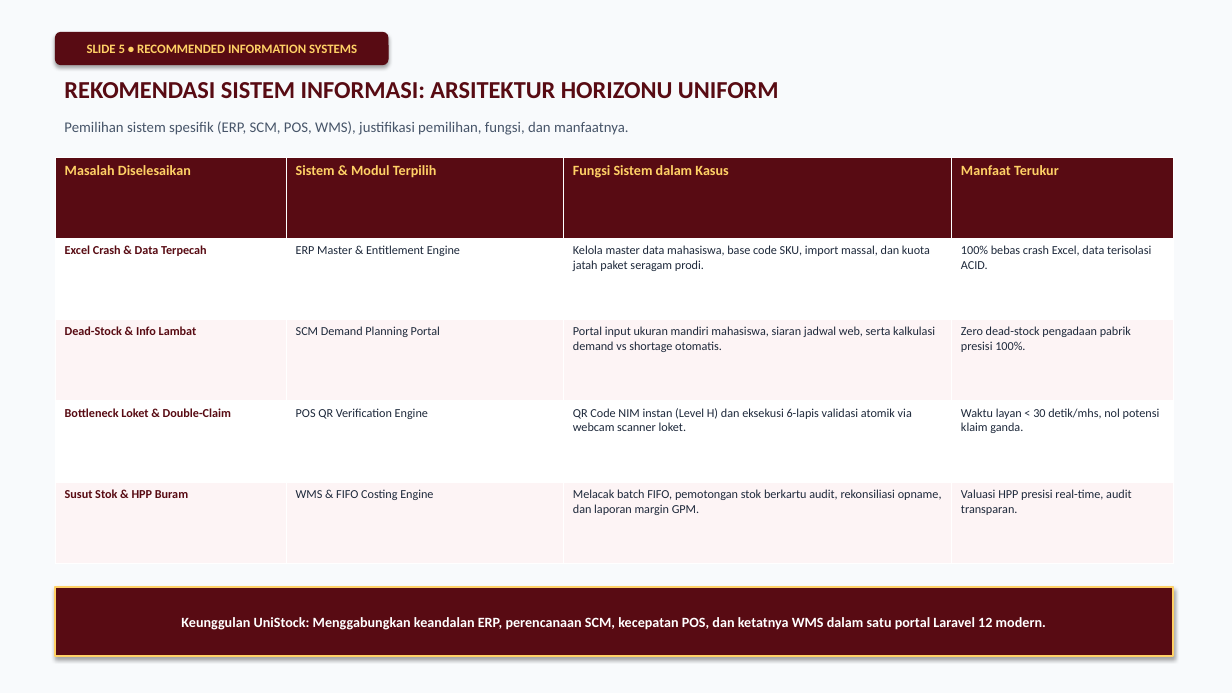
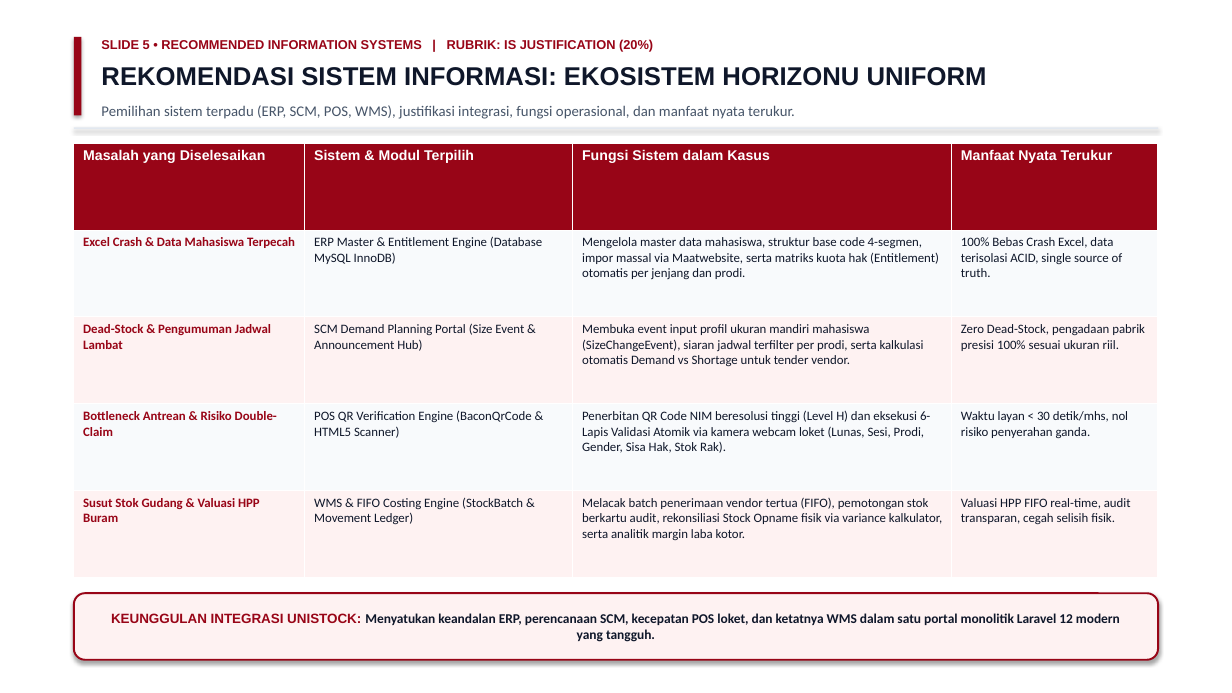
Before and after one commit to hildan-anugrah/tectnospark, a slide deck: slide 5 of HorizonU_Uniform_UniStock_SCM_Presentasi_Technospark.pptx. Drawn at 1232x693 pixels with LibreOffice and Linux fonts; fonts in the diff are those of the drawing. Boxes give left, top, right and bottom in pixels: in the first picture for what was removed or moved away, otherwise in the second. Text is boxed around its words. In the diff, an @@ line names an element or a change of style, - is before the commit and + after.

Commit message:
style: align color palette to corporate white and crimson matching pitch deck reference

```diff
--- a/HorizonU_Uniform_UniStock_SCM_Presentasi_Technospark.pptx
+++ b/HorizonU_Uniform_UniStock_SCM_Presentasi_Technospark.pptx
@@ background #F8FAFC to #FFFFFF @@
@@ rounded rectangle removed at box(55, 32, 388, 65) @@
-SLIDE 5 • RECOMMENDED INFORMATION SYSTEMS
@@ rectangle added at box(74, 37, 81, 116), fill #980517 @@
@@ text added at box(101, 39, 653, 52), 10 pt, text #980517, bold @@
+SLIDE 5 • RECOMMENDED INFORMATION SYSTEMS | RUBRIK: IS JUSTIFICATION (20%)
@@ text at box(101, 67, 987, 86): text changed; size 19 to 20 pt; font Calibri to Arial; text colour #580B13 to #0F172A @@
-REKOMENDASI SISTEM INFORMASI: ARSITEKTUR HORIZONU UNIFORM
+REKOMENDASI SISTEM INFORMASI: EKOSISTEM HORIZONU UNIFORM
@@ text at box(101, 105, 795, 119): text changed @@
-Pemilihan sistem spesifik (ERP, SCM, POS, WMS), justifikasi pemilihan, fungsi, dan manfaatnya.
+Pemilihan sistem terpadu (ERP, SCM, POS, WMS), justifikasi integrasi, fungsi operasional, dan manfaat nyata terukur.
@@ table at box(74, 143, 1158, 578) @@
-row 1, column 1: Masalah Diselesaikan
+row 1, column 1: Masalah yang Diselesaikan
-row 1, column 4: Manfaat Terukur
+row 1, column 4: Manfaat Nyata Terukur
-row 2: Excel Crash & Data Terpecah | ERP Master & Entitlement Engine | Kelola master data mahasiswa, base code SKU, import massal, dan kuota jatah paket seragam prodi. | 100% bebas crash Excel, data terisolasi ACID.
+row 2: Excel Crash & Data Mahasiswa Terpecah | ERP Master & Entitlement Engine (Database MySQL InnoDB) | Mengelola master data mahasiswa, struktur base code 4-segmen, impor massal via Maatwebsite, serta matriks kuota hak (Entitlement) otomatis per jenjang dan prodi. | 100% Bebas Crash Excel, data terisolasi ACID, single source of truth.
-row 3: Dead-Stock & Info Lambat | SCM Demand Planning Portal | Portal input ukuran mandiri mahasiswa, siaran jadwal web, serta kalkulasi demand vs shortage otomatis. | Zero dead-stock pengadaan pabrik presisi 100%.
+row 3: Dead-Stock & Pengumuman Jadwal Lambat | SCM Demand Planning Portal (Size Event & Announcement Hub) | Membuka event input profil ukuran mandiri mahasiswa (SizeChangeEvent), siaran jadwal terfilter per prodi, serta kalkulasi otomatis Demand vs Shortage untuk tender vendor. | Zero Dead-Stock, pengadaan pabrik presisi 100% sesuai ukuran riil.
-row 4: Bottleneck Loket & Double-Claim | POS QR Verification Engine | QR Code NIM instan (Level H) dan eksekusi 6-lapis validasi atomik via webcam scanner loket. | Waktu layan < 30 detik/mhs, nol potensi klaim ganda.
+row 4: Bottleneck Antrean & Risiko Double-Claim | POS QR Verification Engine (BaconQrCode & HTML5 Scanner) | Penerbitan QR Code NIM beresolusi tinggi (Level H) dan eksekusi 6-Lapis Validasi Atomik via kamera webcam loket (Lunas, Sesi, Prodi, Gender, Sisa Hak, Stok Rak). | Waktu layan < 30 detik/mhs, nol risiko penyerahan ganda.
-row 5: Susut Stok & HPP Buram | WMS & FIFO Costing Engine | Melacak batch FIFO, pemotongan stok berkartu audit, rekonsiliasi opname, dan laporan margin GPM. | Valuasi HPP presisi real-time, audit transparan.
+row 5: Susut Stok Gudang & Valuasi HPP Buram | WMS & FIFO Costing Engine (StockBatch & Movement Ledger) | Melacak batch penerimaan vendor tertua (FIFO), pemotongan stok berkartu audit, rekonsiliasi Stock Opname fisik via variance kalkulator, serta analitik margin laba kotor. | Valuasi HPP FIFO real-time, audit transparan, cegah selisih fisik.
@@ fill #580B13 to #980517 in row 1 @@
@@ fill #FFFFFF to #F8FAFC in 8 cells @@
@@ fill #FDF4F5 to #FEF2F2 in 8 cells @@
@@ font Calibri to Arial, text colour #FFD166 to #FFFFFF in "Sistem & Modul Terpilih", "Fungsi Sistem dalam Kasus" @@
@@ table: place and size @@
-table at box(55, 157, 1174, 564)
+table at box(74, 143, 1158, 578)
@@ rectangle added at box(74, 128, 1158, 128), fill #E2E8F0 @@
@@ rounded rectangle "KEUNGGULAN INTEGRASI UNISTOCK: Menyatukan keandalan ...": place and size @@
-rounded rectangle "KEUNGGULAN INTEGRASI UNISTOCK: Menyatukan keandalan ..." at box(55, 587, 1174, 656)
+rounded rectangle "KEUNGGULAN INTEGRASI UNISTOCK: Menyatukan keandalan ..." at box(74, 593, 1158, 660)
@@ rounded rectangle "KEUNGGULAN INTEGRASI UNISTOCK: Menyatukan keandalan ..." at box(74, 593, 1158, 660): rectangle to rounded rectangle; fill #580B13 to #FEF2F2; outline #FFD166 1.5 pt to #980517 1.5 pt @@
@@ text in rounded rectangle at box(111, 613, 1120, 642): text changed; size 11 to 10.5 pt; text colour #FFFFFF to #0F172A @@
-Keunggulan UniStock: Menggabungkan keandalan ERP, perencanaan SCM, kecepatan POS, dan ketatnya WMS dalam satu portal Laravel 12 modern.
+KEUNGGULAN INTEGRASI UNISTOCK: Menyatukan keandalan ERP, perencanaan SCM, kecepatan POS loket, dan ketatnya WMS dalam satu portal monolitik Laravel 12 modern yang tangguh.
```
Also in this commit, not shown: 7 other slides changed, 2 other files.
